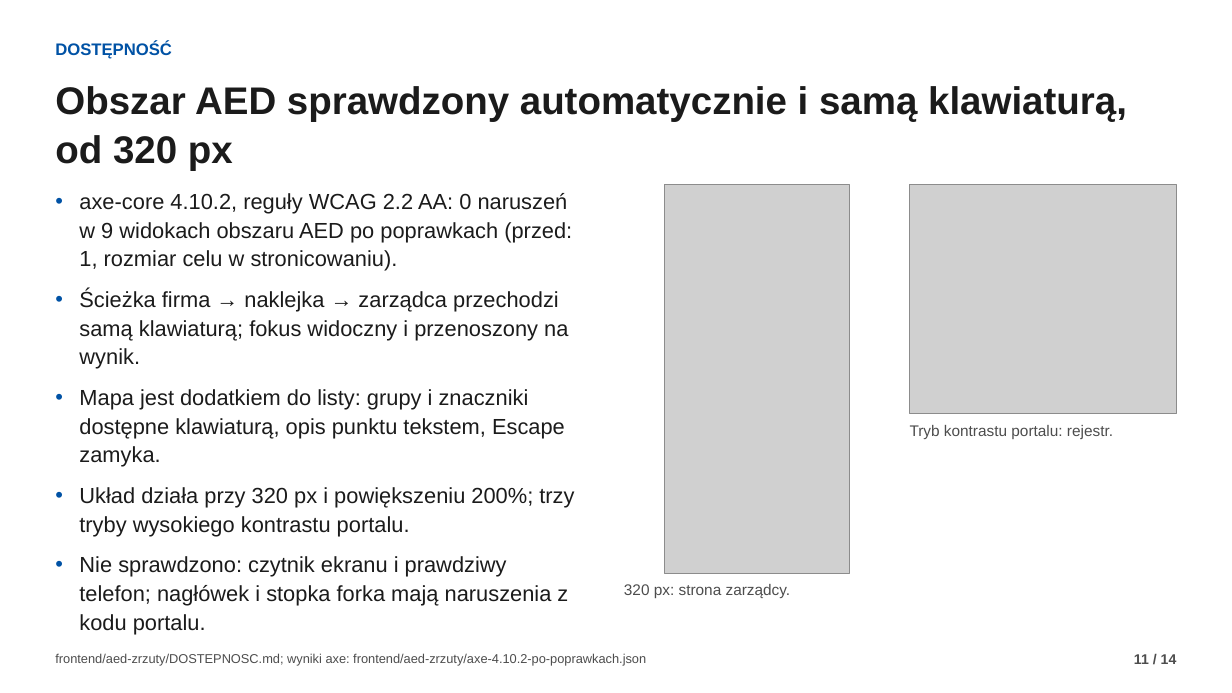
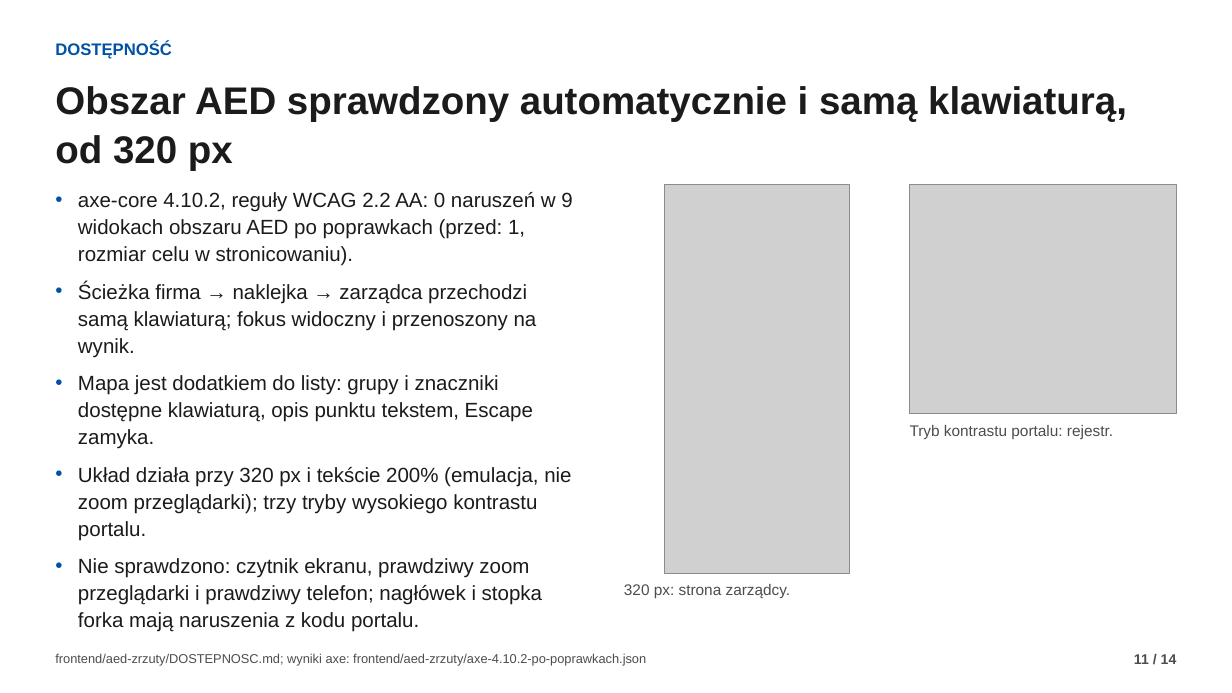
Before and after one commit to fidok15/AED, a slide deck: slide 11 of docs/prezentacja/misja-aed.pptx. Drawn at 1232x693 pixels with LibreOffice and Linux fonts; fonts in the diff are those of the drawing; grey boxes stand for pictures. Boxes give left, top, right and bottom in pixels: in the first picture for what was removed or moved away, otherwise in the second. Text is boxed around its words. In the diff, an @@ line names an element or a change of style, - is before the commit and + after.

```diff
--- a/docs/prezentacja/misja-aed.pptx
+++ b/docs/prezentacja/misja-aed.pptx
@@ text at <box>78,192,572,449</box>: size 17 to 16 pt in "axe-core 4.10.2, reguły WCAG 2.2 AA: 0 ...", "Ścieżka firma → naklejka → zarządca przechodzi ...", "Mapa jest dodatkiem do listy: grupy i ..."; indent changed; less space between paragraphs @@
@@ text at <box>78,467,571,632</box>: text changed; size 17 to 16 pt @@
-• Układ działa przy 320 px i powiększeniu 200%; trzy tryby wysokiego kontrastu portalu.
-• Nie sprawdzono: czytnik ekranu i prawdziwy telefon; nagłówek i stopka forka mają naruszenia z kodu portalu.
+• Układ działa przy 320 px i tekście 200% (emulacja, nie zoom przeglądarki); trzy tryby wysokiego kontrastu portalu.
+• Nie sprawdzono: czytnik ekranu, prawdziwy zoom przeglądarki i prawdziwy telefon; nagłówek i stopka forka mają naruszenia z kodu portalu.
```
Also in this commit, not shown: 10 other slides changed, 14 other files.
